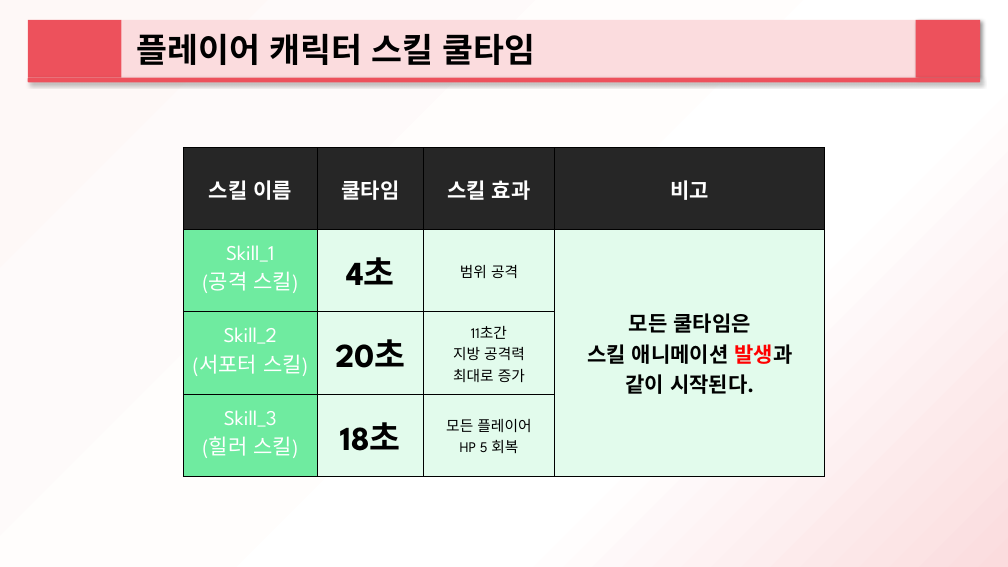
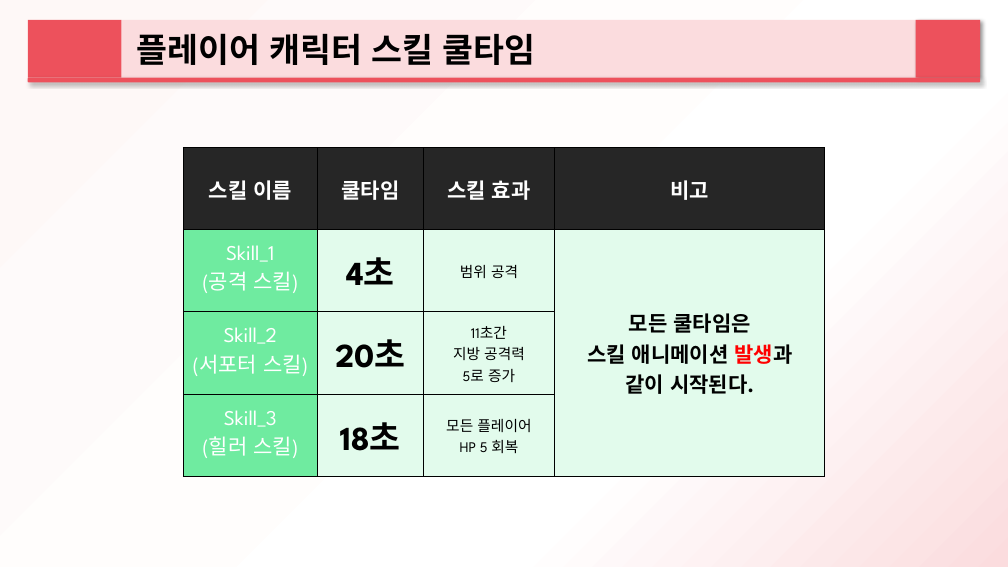
Before and after one commit to 2015184012Bang/KPU_TeamProject, a slide deck: slide 22 of ProjectPlan/팀원들 공유용/하트비트 추가 기획서_설정.pptx (slide 14 before the commit). Drawn at 1008x567 pixels with LibreOffice and Linux fonts; fonts in the diff are those of the drawing. Boxes give left, top, right and bottom in pixels: in the first picture for what was removed or moved away, otherwise in the second. Text is boxed around its words. In the diff, an @@ line names an element or a change of style, - is before the commit and + after.

```diff
--- a/ProjectPlan/팀원들 공유용/하트비트 추가 기획서_설정.pptx
+++ b/ProjectPlan/팀원들 공유용/하트비트 추가 기획서_설정.pptx
@@ table at [183, 148, 825, 476] @@
-row 3, column 3: 11초간 / 지방 공격력 / 최대로 증가
+row 3, column 3: 11초간 / 지방 공격력 / 5로 증가
```
Also in this commit, not shown: 3 other slides changed, 8 slides added.
